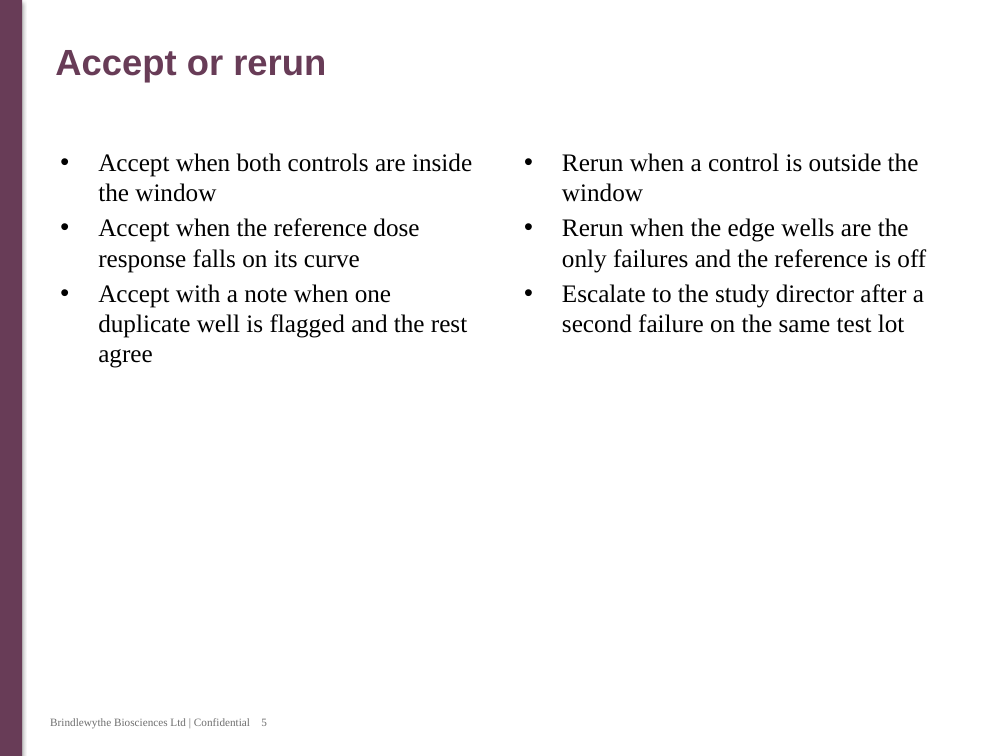
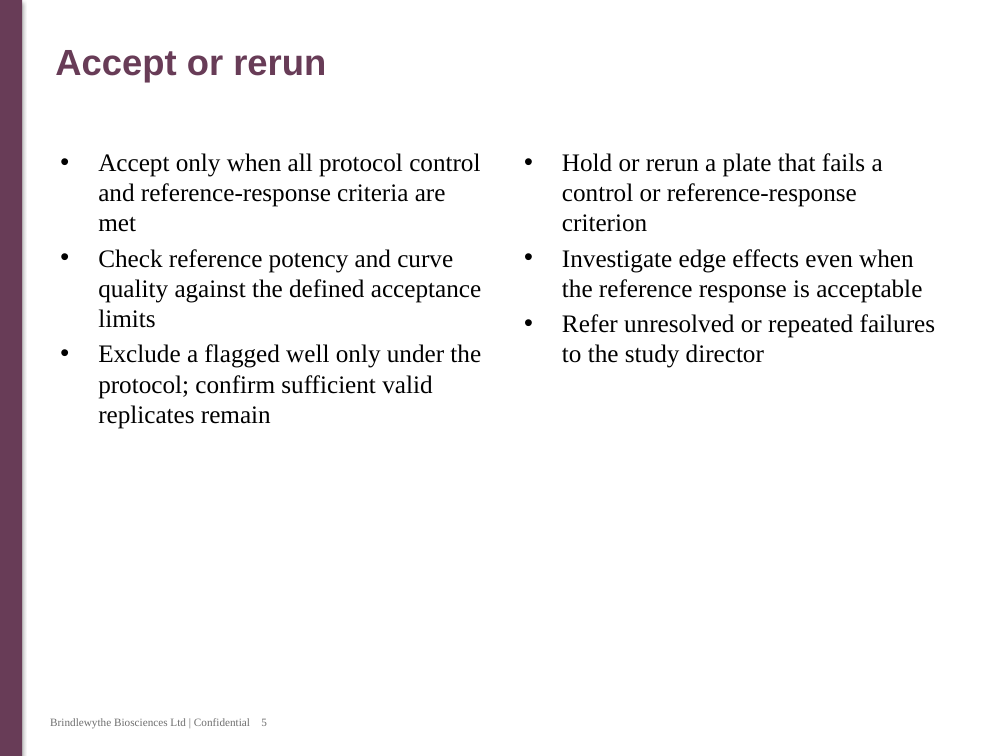
Before and after one commit to 60xAI/portco-mock-dataset, a slide deck: slide 5 of output/archive/Archive/Users/mellerscombe_old_laptop/Training/Plate_acceptance/Plate_acceptance_training_v2.pptx. Drawn at 1008x756 pixels with LibreOffice and Linux fonts; fonts in the diff are those of the drawing. Boxes give left, top, right and bottom in pixels: in the first picture for what was removed or moved away, otherwise in the second. Text is boxed around its words. In the diff, an @@ line names an element or a change of style, - is before the commit and + after.

```diff
--- a/output/archive/Archive/Users/mellerscombe_old_laptop/Training/Plate_acceptance/Plate_acceptance_training_v2.pptx
+++ b/output/archive/Archive/Users/mellerscombe_old_laptop/Training/Plate_acceptance/Plate_acceptance_training_v2.pptx
@@ text at [98,153,481,429]: text changed @@
-• Accept when both controls are inside the window
-• Accept when the reference dose response falls on its curve
-• Accept with a note when one duplicate well is flagged and the rest agree
+• Accept only when all protocol control and reference-response criteria are met
+• Check reference potency and curve quality against the defined acceptance limits
+• Exclude a flagged well only under the protocol; confirm sufficient valid replicates remain
@@ text at [562,153,935,368]: text changed @@
-• Rerun when a control is outside the window
-• Rerun when the edge wells are the only failures and the reference is off
-• Escalate to the study director after a second failure on the same test lot
+• Hold or rerun a plate that fails a control or reference-response criterion
+• Investigate edge effects even when the reference response is acceptable
+• Refer unresolved or repeated failures to the study director
```
Also in this commit, not shown: 4 other slides changed, 1 other file.
